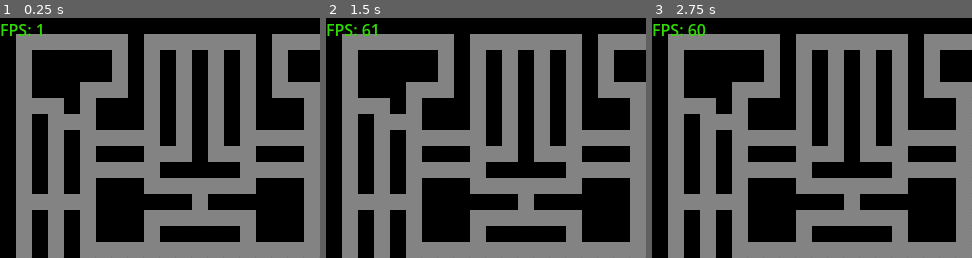
Above: before the commit, frames 1-3 (left to right).
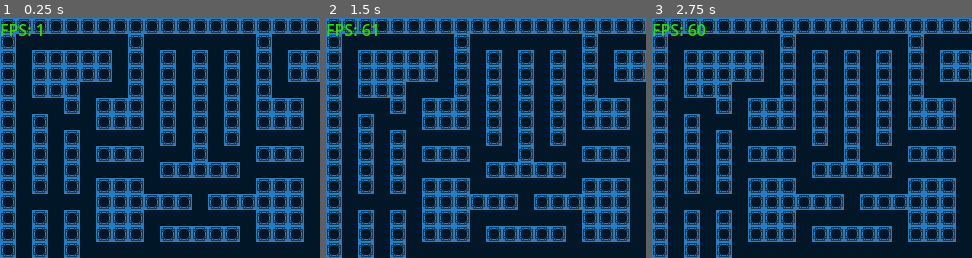
Above: after the commit, the same moments.

Repository: YhagoTomasini/P.A.C
Game: Godot game, scene res://Cenas/jogo_cena.tscn
Same seed, same stepped clock (60 frames per second), same inputs: the game is played once before the commit and once after it.
Inputs:
- Up to frame 1 (0.25 s): no input
- Up to frame 2 (1.5 s): tap Enter at 0.5 s; hold D (direita) 0.53-1.28 s; hold S (baixo) from 1.28 s (still down)
- Up to frame 3 (2.75 s): tap Space at 2 s; release S (baixo) at 2.03 s; hold D (direita) from 2.03 s (still down)

The runs differ from the first frame. In frame 1, 100% of the frame differs, in the area x 0-100%, y 0-100%; in frame 2, 100%; in frame 3, 100%.

Commit message:
Textura TileMap

Diff:
--- a/project.godot
+++ b/project.godot
@@ -48,3 +48,7 @@
 2d_physics/layer_1="Chao"
 2d_physics/layer_2="Player"
 2d_physics/layer_3="Inimigos"
+
+[rendering]
+
+textures/canvas_textures/default_texture_filter=0
Not shown, added: Imagens/Parede-P-A-C_1.png.import
Binary file changed: Imagens/Parede-P.A.C.png
